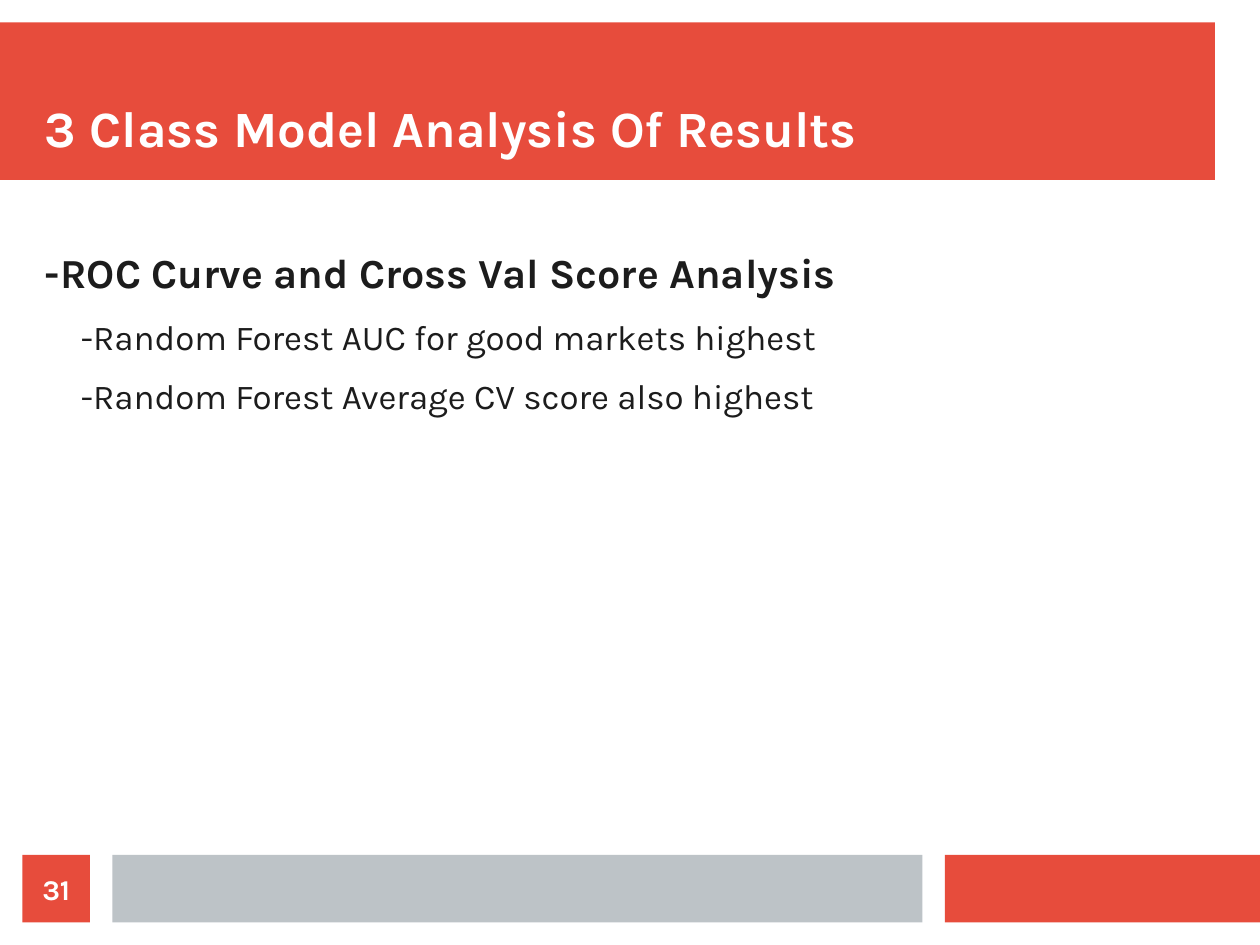
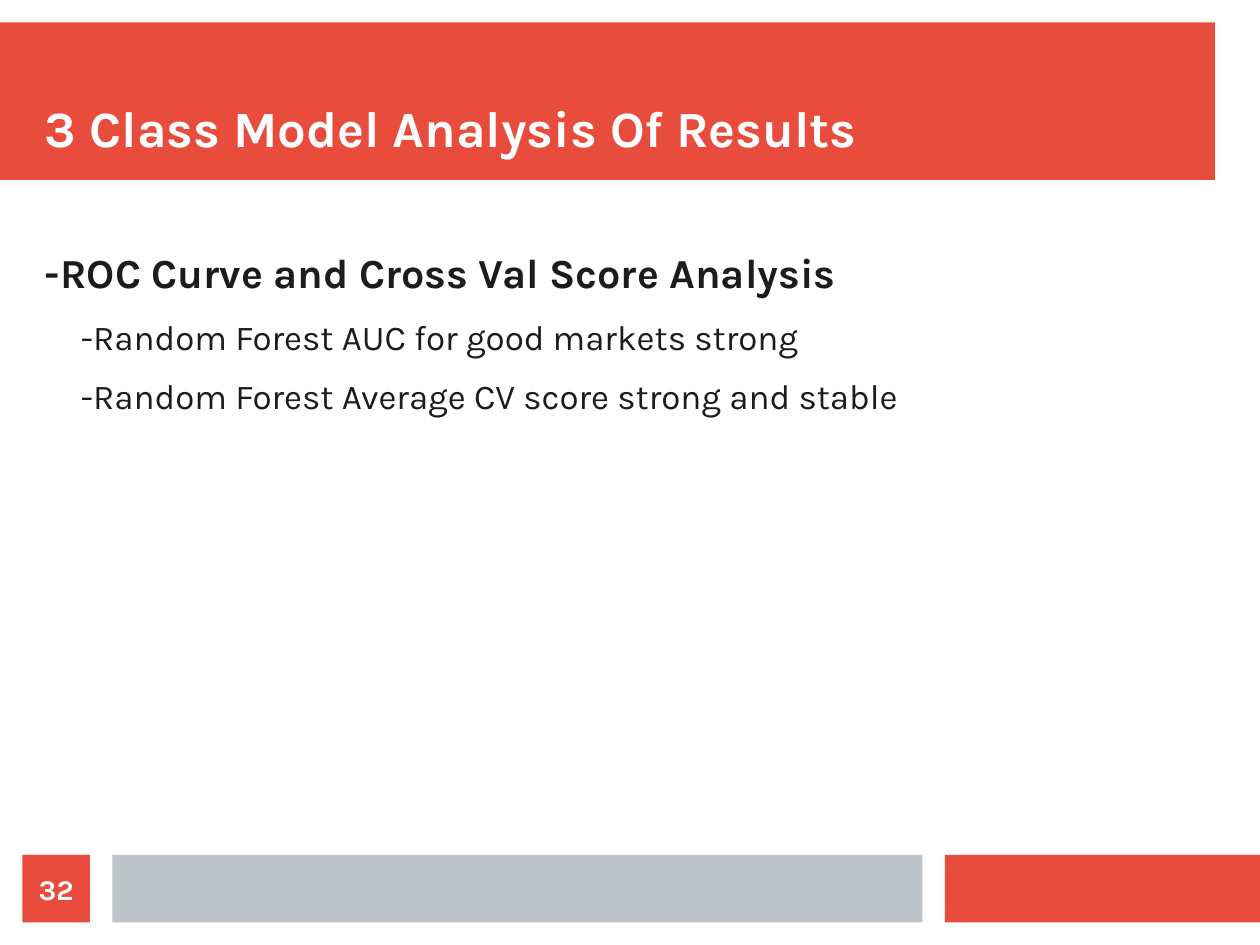
Before and after one commit to gurkpet/Solar-Panel-Market-Modeling, a slide deck: slide 32 of Solar Panel Market Modeling Presentation.odp (slide 31 before the commit). Drawn at 1260x945 pixels with LibreOffice and Linux fonts; fonts in the diff are those of the drawing. Boxes give left, top, right and bottom in pixels: in the first picture for what was removed or moved away, otherwise in the second. Text is boxed around its words. In the diff, an @@ line names an element or a change of style, - is before the commit and + after.

```diff
--- a/Solar Panel Market Modeling Presentation.odp
+++ b/Solar Panel Market Modeling Presentation.odp
@@ text at (81, 326, 898, 418): text changed @@
-  -Random Forest AUC for good markets highest
-  -Random Forest Average CV score also highest
+  -Random Forest AUC for good markets strong
+  -Random Forest Average CV score strong and stable
@@ page number at (39, 881, 74, 901): text changed @@
-31
+32
```
Also in this commit, not shown: 15 other slides changed, 1 slide added, 1 other file.
